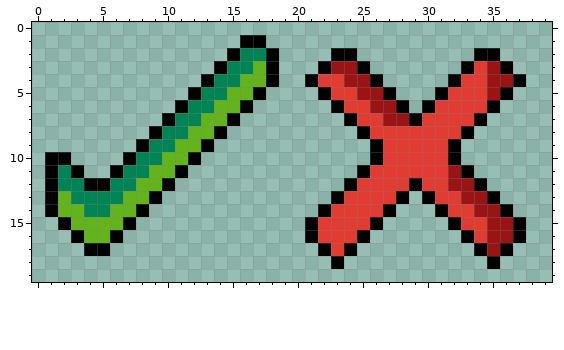
Pixel-art sprite: Assets/Resources/Sprite Assets/Feature/UI/Icons.png. The first picture shows the starting point.
Rulers count pixels.
Now the later version:
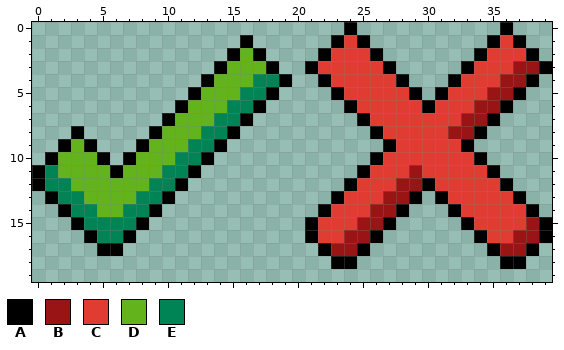
Palette (. is transparent): A #000000  B #991515  C #e03c32  D #63b31d  E #008456
Author's note on the commit: Update Icon sprites to be a little cleaner
Difference:
file 40x20 -> 80x40 pixels (blocks of 1x1 -> 2x2; one block is one cell here)
Changed rows in their new state; - is an unchanged pixel.
first column x 0:
 0 ------------------------A-----------A---
 1 -----------------.-----ACA---------ACA--
 2 ----------------DA.---ACCCA--------CCCA-
 3 ---------------DD----ACCCCCA-------CCBBA
 4 --------------DD-EEA-.A-CCCCA------C-BA-
 5 -------------DD-EEA---.A-CCCCA------BA--
 6 ------------DD-EEA-----.A-CCCC----BBA---
 7 -----------DD-EEA-------.A-CCC---BBA----
 8 ---A------DD-EEA---------.A-----BBA-----
 9 --ADA----DD-EEA-----------.A----CA------
10 --DDDA--DD-EEA------------------CCA-----
11 AEDDDD-DD-EEA----------------B--CCCA----
12 AE-DDDDD-EEA----------------BBA-CCCCA---
13 --E-DDD-EEA----------------BBA.A-CCCCA--
14 -.AE-D-EEA----------------BBA--.A-CCCCA-
15 --.AEEEEA----------------BBA----.A-CCCBA
16 ---.AEEA----------------BBA------.ACCBBA
17 ----.-A----------------BBA--------.ABBA-
18 ------------------------A----------.AA--
Pixel boxes of the changes (left, top, right, bottom) in both pictures:
changed: (32, 22, 552, 269)
